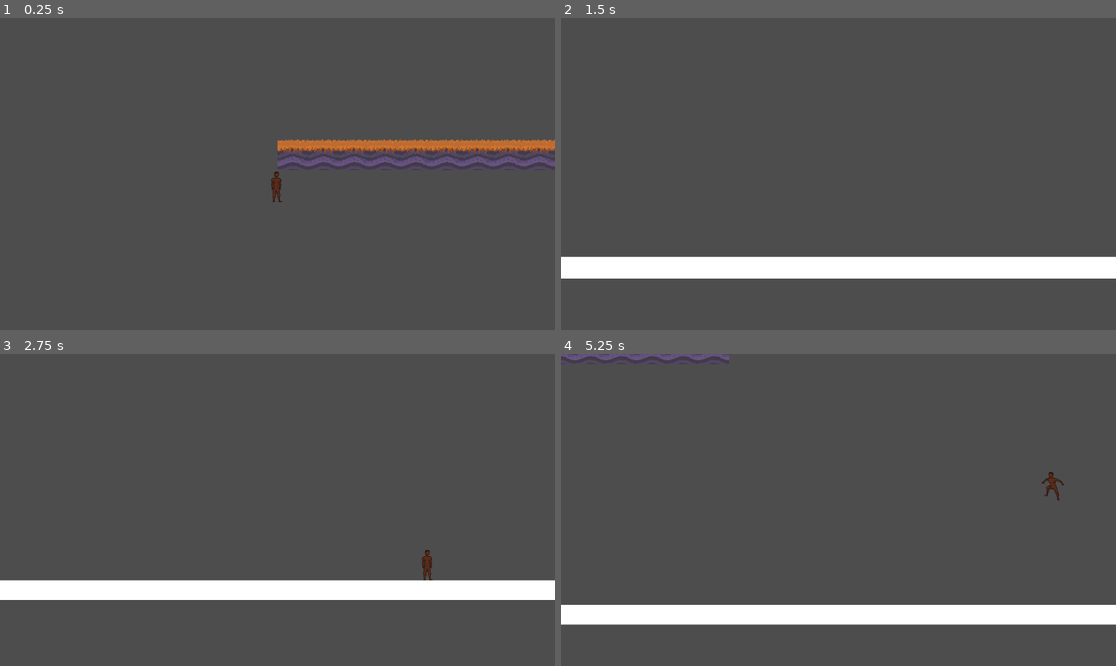
Above: before the commit, frames 1-4 (two rows, left to right).
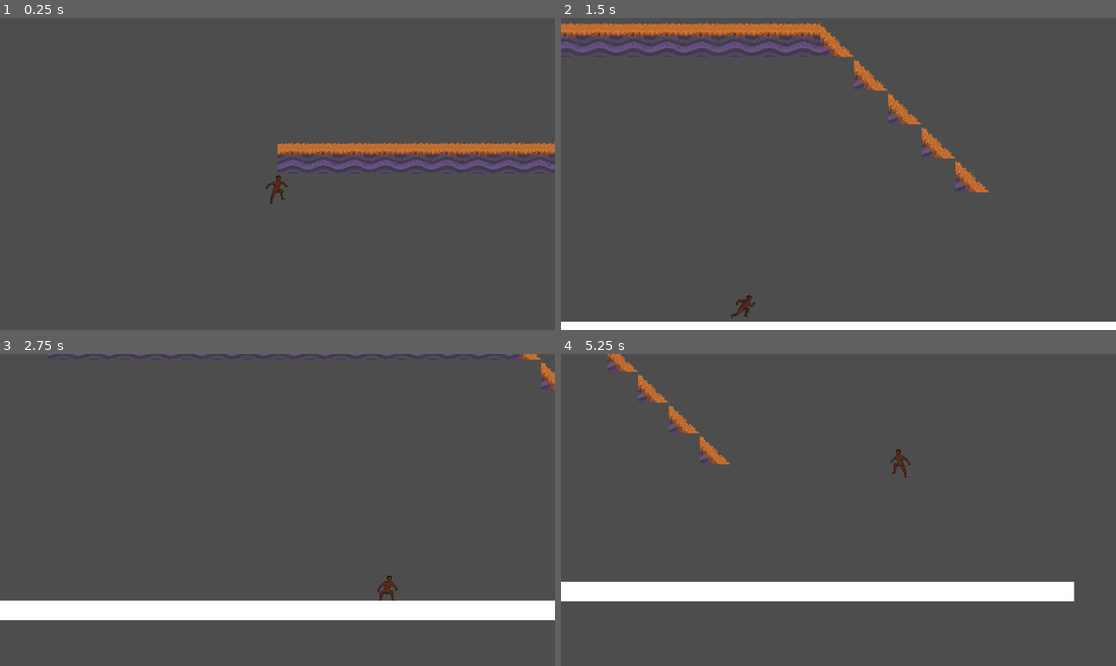
Above: after the commit, the same moments.

Repository: oedo3/ProjectF
Game: Godot game, scene res://Main.tscn
The game is run twice, just before and just after one commit, with the same random seed, the same clock (stepped at 60 frames per second) and the same inputs.
Inputs (mouse positions are in pixels of both pictures, inside the frame that each line leads up to):
- Up to frame 1 (0.25 s): no input
- Up to frame 2 (1.5 s): move the mouse to (960, 158) at 0.52 s; hold D (right) from 0.53 s (still down); tap Shift (s_1) at 0.6 s; tap W (up) at 0.77 s; move the mouse to (727, 189) at 1.27 s; tap Mouse wheel up (zoom_in) at 1.35 s
- Up to frame 3 (2.75 s): tap W (up) at 1.52 s; move the mouse to (333, 441) at 2.02 s; release D (right) at 2.03 s; hold A (left) from 2.03 s (still down); tap Mouse wheel down (zoom_out) at 2.1 s
- Up to frame 4 (5.25 s): move the mouse to (810, 572) at 2.77 s; release A (left) at 2.78 s; hold D (right) 2.78-4.28 s; tap Shift (s_1) at 2.85, 5.1 s; tap W (up) at 3.02, 3.77, 4.52 s; move the mouse to (1005, 556) at 3.52 s; tap Mouse wheel up (zoom_in) at 3.6 s; move the mouse to (672, 463) at 4.27 s; hold A (left) 4.28-5.03 s; tap Mouse wheel down (zoom_out) at 4.35 s; move the mouse to (866, 510) at 5.02 s; hold D (right) from 5.03 s (still down)

The runs differ from the first frame. In frame 1, 3.3% of the frame differs, in the area x 47-100%, y 38-60%; in frame 2, 14%, in the area x 0-100%, y 1-100%; in frame 3, 13%; in frame 4, 14%.

Commit message:
camera out of player and in main working

Diff:
--- a/Main.tscn
+++ b/Main.tscn
@@ -3,11 +3,16 @@
 [ext_resource type="PackedScene" uid="uid://gxtuca68v2ea" path="res://player.tscn" id="1_glv2v"]
 [ext_resource type="PackedScene" uid="uid://jwpvb7ri6gf8" path="res://level.tscn" id="1_uu6xs"]
 [ext_resource type="PackedScene" uid="uid://qvl8e0lief15" path="res://hud.tscn" id="3_r0du0"]
+[ext_resource type="PackedScene" uid="uid://bc4gw2el2h7mf" path="res://camera_2d.tscn" id="4_cm0pq"]
 
 [node name="Main" type="Node" unique_id=172259873]
 
+[node name="Camera2D" parent="." unique_id=1405916483 node_paths=PackedStringArray("player_body") instance=ExtResource("4_cm0pq")]
+position_smoothing_enabled = true
+player_body = NodePath("../Player")
+
 [node name="Level" parent="." unique_id=1815611890 instance=ExtResource("1_uu6xs")]
 
-[node name="Player" parent="." unique_id=1369691941 instance=ExtResource("1_glv2v")]
+[node name="Player" parent="." unique_id=1134355778 instance=ExtResource("1_glv2v")]
 
 [node name="HUD" parent="." unique_id=1187808445 instance=ExtResource("3_r0du0")]
--- a/camera_2d.gd
+++ b/camera_2d.gd
@@ -1,21 +1,23 @@
 extends Camera2D
+
+@export var player_body: CharacterBody2D
 
 #Camera Movment with player movment settings
 @export var smoothing := 2.5
 @export var look_ahead_distance := 800.0
-@export var look_ahead_speed := 6.0
+@export var look_ahead_speed := 2.0
 
 # Zoom settings
 @export var zoom_speed := 0.1
-@export var min_zoom := 1
-@export var max_zoom := 2
+@export var min_zoom := 1.0
+@export var max_zoom := 2.0
 
 # Y shift range
 @export var min_y_offset := 0.0
 @export var max_y_offset := 0.0
 
 var target_offset := Vector2.ZERO
-var target_zoom := Vector2.ONE
+#var target_zoom := Vector2.ONE
 
 func _ready():
 	enabled = true
@@ -23,29 +25,42 @@
 	position_smoothing_speed = smoothing
 
 func _process(delta):
-	var body := get_parent() as CharacterBody2D
-	if body == null:
+
+	if player_body == null:
 		return
 
-	var velocity: Vector2 = body.velocity
+	# Camera follow player without teleporting
+	global_position = global_position.lerp(
+		player_body.global_position,
+		smoothing * delta
+	)
+
+	var velocity: Vector2 = player_body.velocity
 
 	# Normalize zoom (0 = zoomed in, 1 = zoomed out)
 	var zoom_t := (zoom.x - min_zoom) / (max_zoom - min_zoom)
 	zoom_t = clamp(zoom_t, 0.0, 1.0)
 
 	# Scale look ahead with zoom
-	var scaled_look_ahead: float = lerpf(look_ahead_distance, look_ahead_distance * 0.2, zoom_t)
+	var scaled_look_ahead := lerpf(
+		look_ahead_distance,
+		look_ahead_distance * 0.2,
+		zoom_t
+	)
 
 	# Look-ahead logic
 	if abs(velocity.x) > 10.0:
 		target_offset.x = sign(velocity.x) * scaled_look_ahead
 	else:
-		target_offset.x = 0
+		target_offset.x = 0.0
 
-	#Smoothly move the camera offset
-	position.x = lerp(position.x, target_offset.x, look_ahead_speed * delta)
+	#Smooth offset movement
+	offset.x = lerp(offset.x, target_offset.x, look_ahead_speed * delta)
 
-	#Zoom scroll input
+	#Smooth y shift
+	offset.y = lerp(offset.y, lerp(min_y_offset, max_y_offset, zoom_t), look_ahead_speed * delta)
+
+	#Zoom input
 	if Input.is_action_just_pressed("zoom_in"):
 		zoom += Vector2.ONE * zoom_speed
 
@@ -55,8 +70,3 @@
 	#Clamp zoom
 	zoom.x = clamp(zoom.x, min_zoom, max_zoom)
 	zoom.y = clamp(zoom.y, min_zoom, max_zoom)
-
-	# --- Y CAMERA SHIFT BASED ON ZOOM ---
-	zoom_t = clamp(zoom_t, 0.0, 1.0)
-
-	position.y = lerp(min_y_offset, max_y_offset, zoom_t)
--- a/camera_2d.tscn
+++ b/camera_2d.tscn
@@ -1,3 +1,6 @@
 [gd_scene format=3 uid="uid://bc4gw2el2h7mf"]
 
+[ext_resource type="Script" uid="uid://6safu1cis0lx" path="res://camera_2d.gd" id="1_u0e42"]
+
 [node name="Camera2D" type="Camera2D" unique_id=1405916483]
+script = ExtResource("1_u0e42")
--- a/level.tscn
+++ b/level.tscn
@@ -65,7 +65,7 @@
 
 [node name="TileMapLayer" type="TileMapLayer" parent="." unique_id=1698379599]
 material = SubResource("CanvasItemMaterial_0b4ue")
-tile_map_data = PackedByteArray("AAAAAP//AgAAAAAAAAABAP//AgA …(176 unchanged characters)… AAAAAAAANAP//AgAAAAAAAAAOAP//AgAAAAAAAAA=")
+tile_map_data = PackedByteArray("AAAAAP//AgAAAAAAAAABAP//AgA …(176 unchanged characters)… AAAAAAAANAP//AgAAAAAAAAAOAP//AgAAAAAAAAAPAP//AgACAAIAAAAQAAAAAgACAAIAAAARAAEAAgACAAIAAAASAAIAAgACAAIAAAATAAMAAgACAAIAAAA=")
 tile_set = SubResource("TileSet_n6hdu")
 rendering_quadrant_size = 32
 
--- a/player.tscn
+++ b/player.tscn
@@ -1,7 +1,6 @@
 [gd_scene format=3 uid="uid://gxtuca68v2ea"]
 
 [ext_resource type="Script" uid="uid://deat4y62v5nwp" path="res://character_body_2d.gd" id="1_4flbx"]
-[ext_resource type="Script" uid="uid://6safu1cis0lx" path="res://camera_2d.gd" id="2_onrkg"]
 [ext_resource type="Texture2D" uid="uid://clvudyf8h04x7" path="res://assets/art/idle_animation.png" id="3_2hs0m"]
 [ext_resource type="Script" uid="uid://d05dyq077to4v" path="res://fast_fall_indicator.gd" id="3_i3pqv"]
 [ext_resource type="Texture2D" uid="uid://dp4sjfkpxw1lq" path="res://assets/art/jump_animation.png" id="3_sweqy"]
@@ -10,6 +9,22 @@
 [sub_resource type="RectangleShape2D" id="RectangleShape2D_sweqy"]
 size = Vector2(64, 64)
 
+[sub_resource type="AtlasTexture" id="AtlasTexture_2hs0m"]
+atlas = ExtResource("3_sweqy")
+region = Rect2(0, 64, 64, 64)
+
+[sub_resource type="AtlasTexture" id="AtlasTexture_efrwb"]
+atlas = ExtResource("3_sweqy")
+region = Rect2(64, 64, 64, 64)
+
+[sub_resource type="AtlasTexture" id="AtlasTexture_hiqhm"]
+atlas = ExtResource("3_sweqy")
+region = Rect2(128, 64, 64, 64)
+
+[sub_resource type="AtlasTexture" id="AtlasTexture_tkwlq"]
+atlas = ExtResource("3_sweqy")
+region = Rect2(128, 0, 64, 64)
+
 [sub_resource type="AtlasTexture" id="AtlasTexture_dx0e4"]
 atlas = ExtResource("3_2hs0m")
 region = Rect2(0, 0, 64, 64)
@@ -112,6 +127,23 @@
 
 [sub_resource type="SpriteFrames" id="SpriteFrames_onrkg"]
 animations = [{
+"frames": [{
+"duration": 1.0,
+"texture": SubResource("AtlasTexture_2hs0m")
+}, {
+"duration": 1.0,
+"texture": SubResource("AtlasTexture_efrwb")
+}, {
+"duration": 1.0,
+"texture": SubResource("AtlasTexture_hiqhm")
+}, {
+"duration": 1.0,
+"texture": SubResource("AtlasTexture_tkwlq")
+}],
+"loop": true,
+"name": &"fall",
+"speed": 5.0
+}, {
 "frames": [{
 "duration": 1.0,
 "texture": SubResource("AtlasTexture_dx0e4")
@@ -212,30 +244,24 @@
 
 [sub_resource type="OccluderPolygon2D" id="OccluderPolygon2D_onrkg"]
 
-[node name="Player" type="Node" unique_id=1134355778]
-
-[node name="CharacterBody2D" type="CharacterBody2D" parent="." unique_id=1967059036]
+[node name="Player" type="CharacterBody2D" unique_id=1967059036]
 script = ExtResource("1_4flbx")
 
-[node name="CollisionShape2D" type="CollisionShape2D" parent="CharacterBody2D" unique_id=1414165195]
+[node name="CollisionShape2D" type="CollisionShape2D" parent="." unique_id=1414165195]
 shape = SubResource("RectangleShape2D_sweqy")
 
-[node name="Camera2D" type="Camera2D" parent="CharacterBody2D" unique_id=405555876]
-script = ExtResource("2_onrkg")
-look_ahead_distance = 1000.0
-
-[node name="AnimatedSprite2D" type="AnimatedSprite2D" parent="CharacterBody2D" unique_id=1705930297]
+[node name="AnimatedSprite2D" type="AnimatedSprite2D" parent="." unique_id=1705930297]
 texture_filter = 1
 sprite_frames = SubResource("SpriteFrames_onrkg")
-animation = &"idle"
-
-[node name="FastFallIndicator" type="MeshInstance2D" parent="CharacterBody2D" unique_id=1648142003]
+animation = &"fall"
+
+[node name="FastFallIndicator" type="MeshInstance2D" parent="." unique_id=1648142003]
 visible = false
 position = Vector2(-45, -56)
 scale = Vector2(20, 20)
 mesh = SubResource("SphereMesh_hqtel")
 script = ExtResource("3_i3pqv")
 
-[node name="LightOccluder2D" type="LightOccluder2D" parent="CharacterBody2D" unique_id=2021332695]
+[node name="LightOccluder2D" type="LightOccluder2D" parent="." unique_id=2021332695]
 position = Vector2(550, 0)
 occluder = SubResource("OccluderPolygon2D_onrkg")
